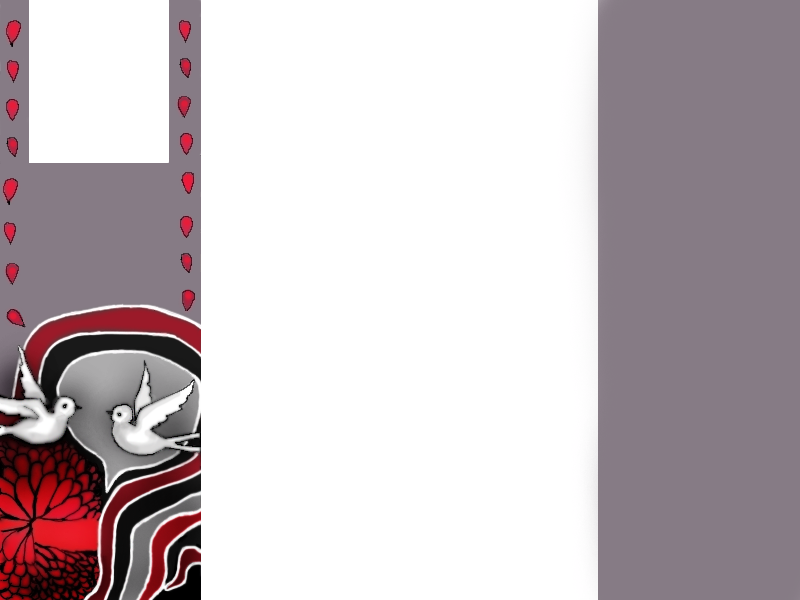
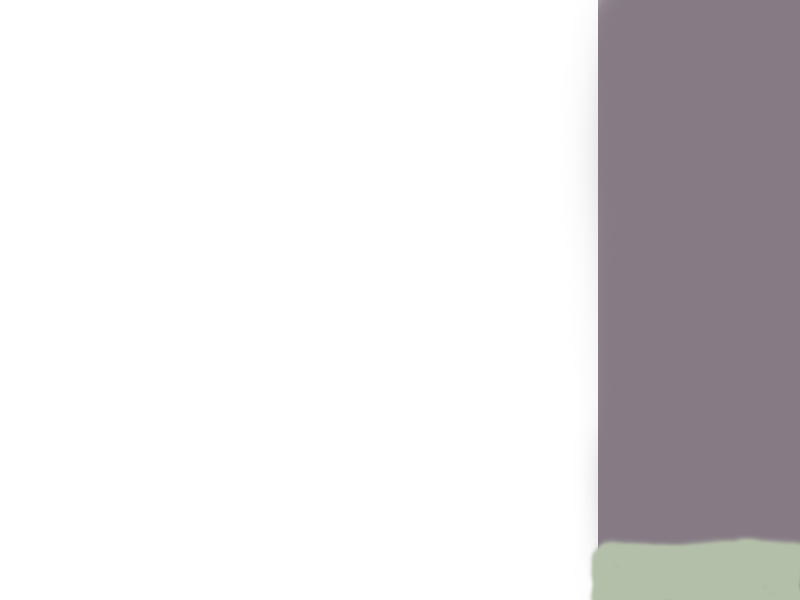
Before/after of a 800 × 600 layered artwork. What changed in the layer stack:
painted on "RightFrame" over bbox(587, 535, 800, 600)
hid "LeftFrame" over bbox(0, 0, 202, 600)
